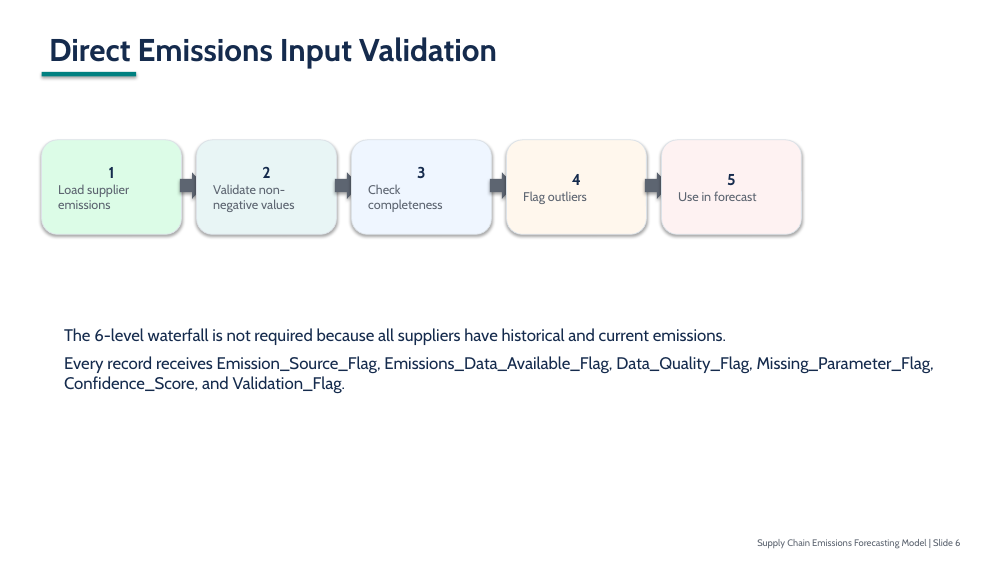
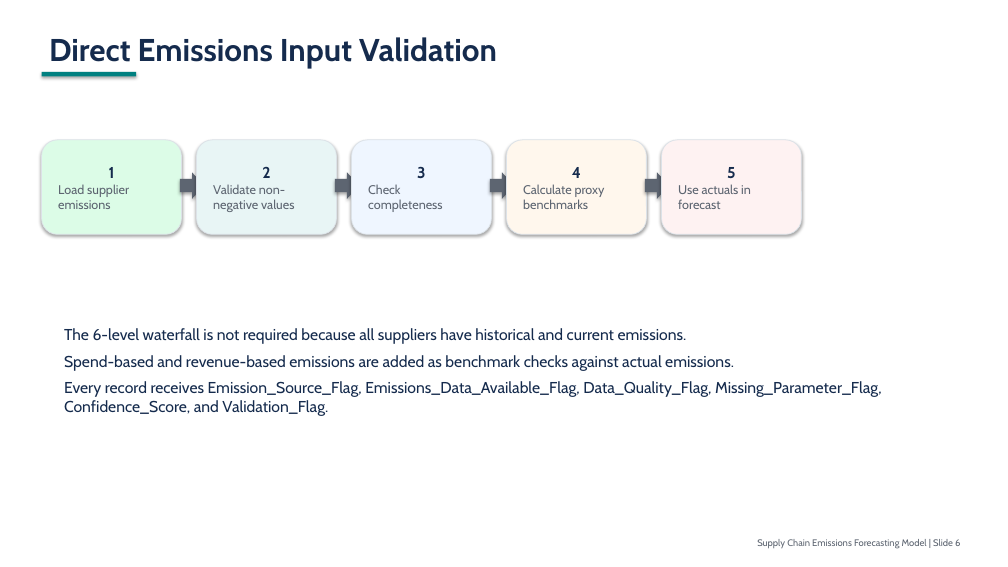
Before and after one commit to rojaraod/FORECAST, a slide deck: slide 6 of docs/supply_chain_emissions_forecasting_20_slide_deck.pptx. Drawn at 1008x567 pixels with LibreOffice and Linux fonts; fonts in the diff are those of the drawing. Boxes give left, top, right and bottom in pixels: in the first picture for what was removed or moved away, otherwise in the second. Text is boxed around its words. In the diff, an @@ line names an element or a change of style, - is before the commit and + after.

```diff
--- a/docs/supply_chain_emissions_forecasting_20_slide_deck.pptx
+++ b/docs/supply_chain_emissions_forecasting_20_slide_deck.pptx
@@ text in rounded rectangle at bbox=[523, 184, 605, 209]: text changed @@
-Flag outliers
+Calculate proxy benchmarks
@@ text in rounded rectangle at bbox=[678, 184, 751, 209]: text changed @@
-Use in forecast
+Use actuals in forecast
@@ text at bbox=[64, 328, 882, 416]: size 16 to 15 pt in "The 6-level waterfall is not required because ...", "Every record receives Emission_Source_Flag, Emissions_Data_A ..." @@
@@ text at bbox=[64, 355, 734, 371]: paragraph added @@
+Spend-based and revenue-based emissions are added as benchmark checks against actual emissions.
```
Also in this commit, not shown: 5 other slides changed, 9 other files.
